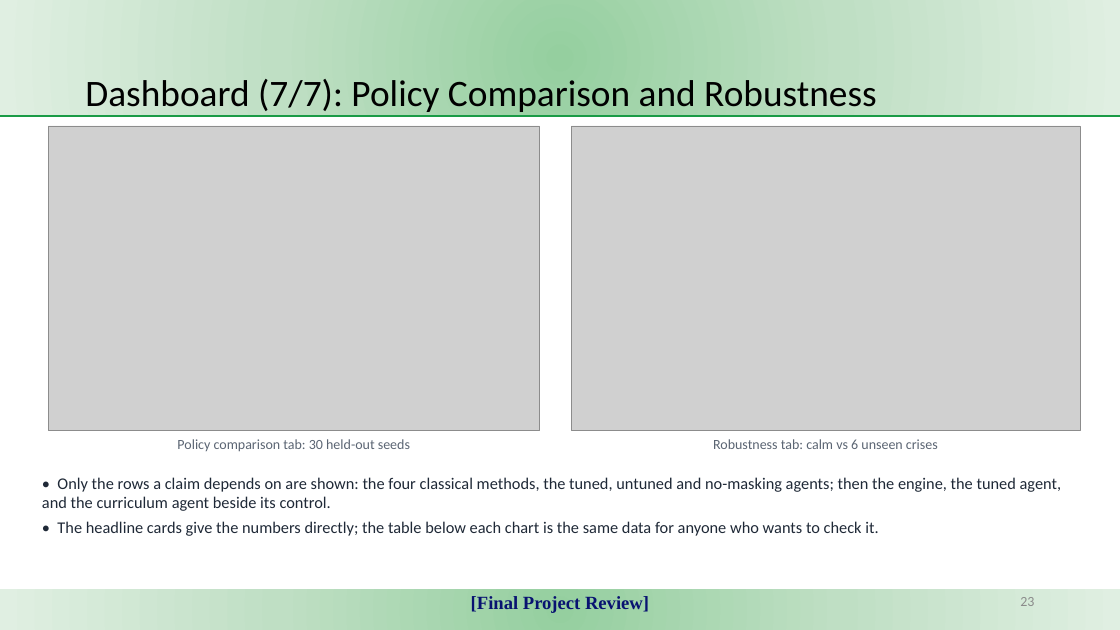
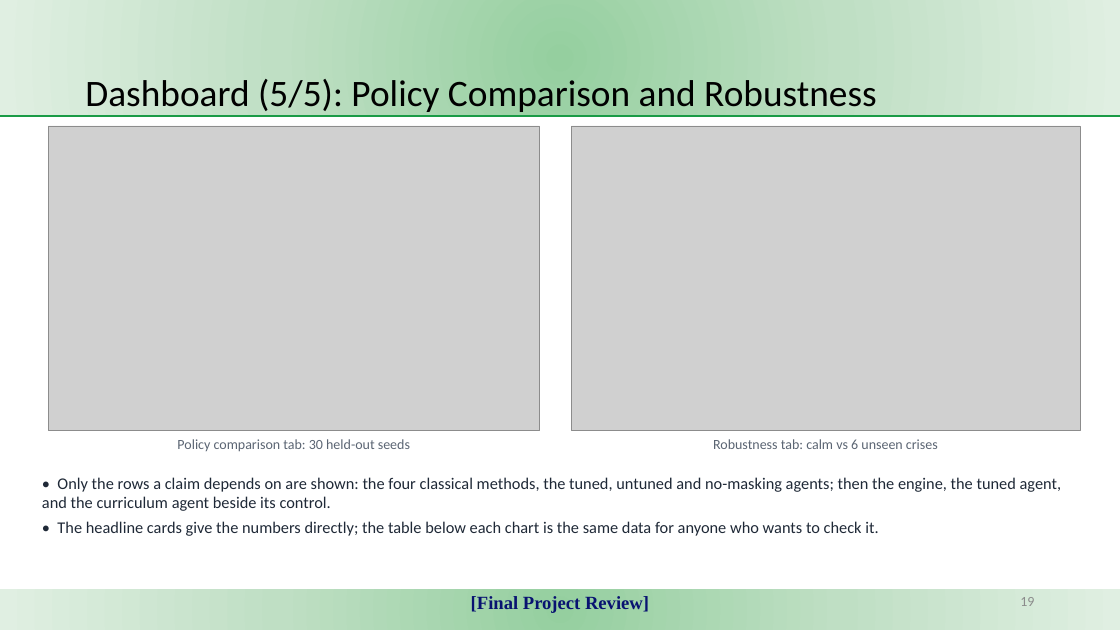
Before and after one commit to KJSK-Koushik/Supply-AI-RL-Explainable-supply-chain-Optimisation, a slide deck: slide 19 of reports/SupplyAI-RL_Final_Project_Review.pptx (slide 23 before the commit). Drawn at 1120x630 pixels with LibreOffice and Linux fonts; fonts in the diff are those of the drawing; grey boxes stand for pictures. Boxes give left, top, right and bottom in pixels: in the first picture for what was removed or moved away, otherwise in the second. Text is boxed around its words. In the diff, an @@ line names an element or a change of style, - is before the commit and + after.

```diff
--- a/reports/SupplyAI-RL_Final_Project_Review.pptx
+++ b/reports/SupplyAI-RL_Final_Project_Review.pptx
@@ title at bbox=[85, 79, 877, 116]: text changed @@
-Dashboard (7/7): Policy Comparison and Robustness
+Dashboard (5/5): Policy Comparison and Robustness
@@ page number at bbox=[1020, 597, 1034, 606]: text changed @@
-23
+19
```
Also in this commit, not shown: 6 other slides changed, 4 slides removed, 3 other files.
